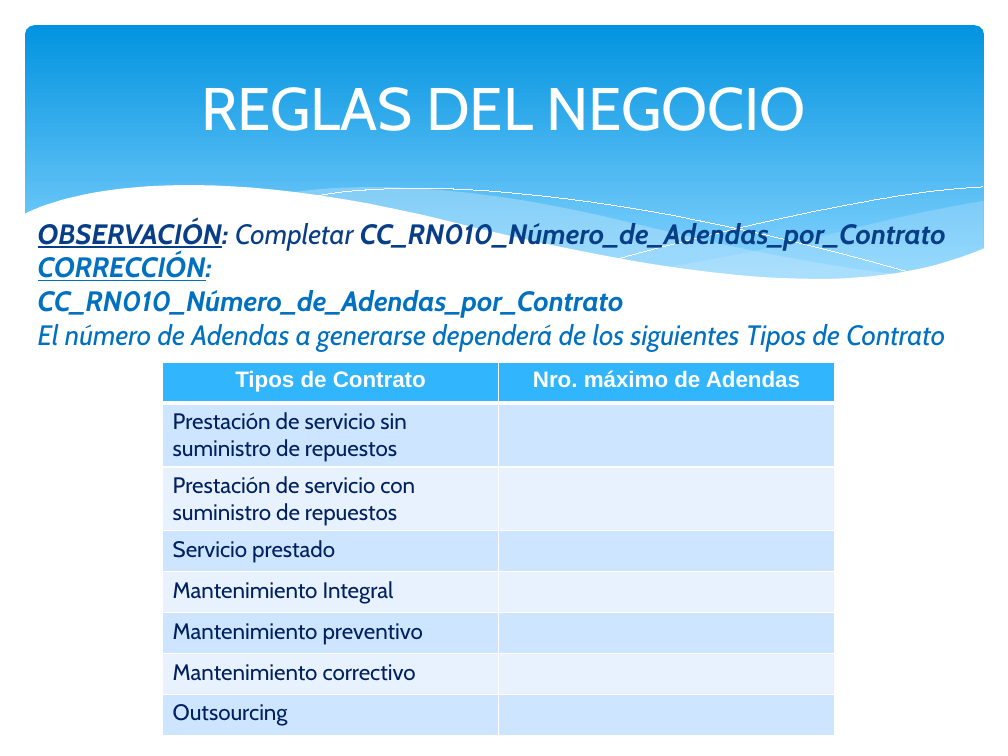
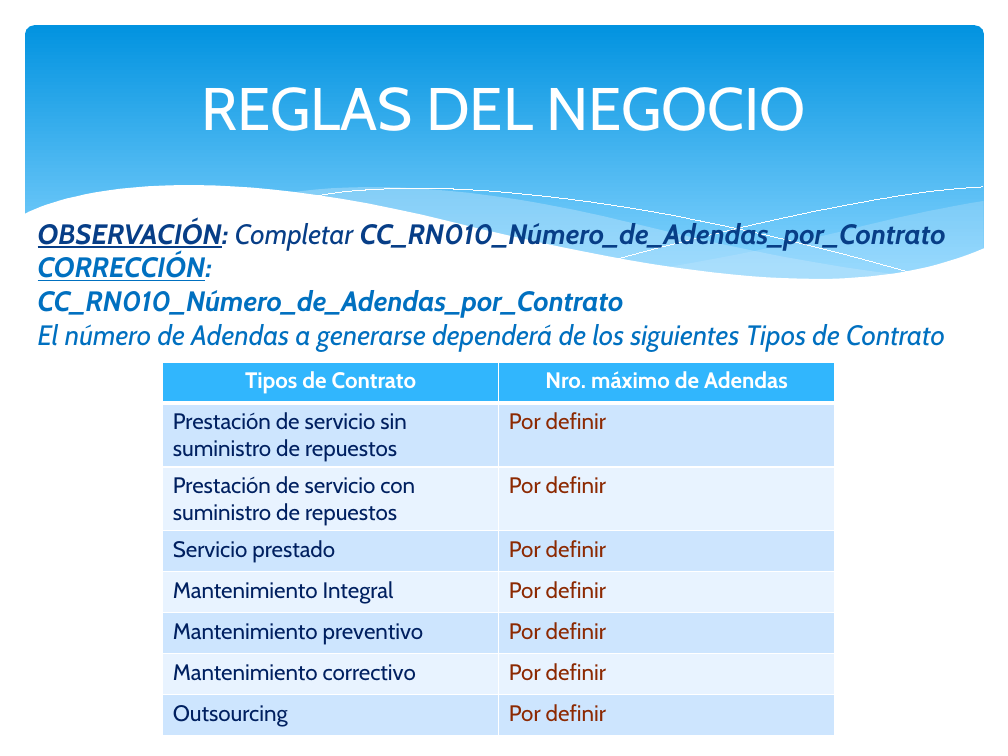
Before and after one commit to orlysemperfi/tp2-contratos-clientes, a slide deck: slide 7 of DOCUMENTOS TP1/PPT SUB-ITERACION I_v1.0.pptx. Drawn at 1008x756 pixels with LibreOffice and Linux fonts; fonts in the diff are those of the drawing. Boxes give left, top, right and bottom in pixels: in the first picture for what was removed or moved away, otherwise in the second. Text is boxed around its words. In the diff, an @@ line names an element or a change of style, - is before the commit and + after.

```diff
--- a/DOCUMENTOS TP1/PPT SUB-ITERACION I_v1.0.pptx
+++ b/DOCUMENTOS TP1/PPT SUB-ITERACION I_v1.0.pptx
@@ table at (162, 362, 834, 735) @@
-row 2, column 2: 
+row 2, column 2: Por definir
-row 3, column 2: 
+row 3, column 2: Por definir
-row 4, column 2: 
+row 4, column 2: Por definir
-row 5, column 2: 
+row 5, column 2: Por definir
-row 6, column 2: 
+row 6, column 2: Por definir
-row 7, column 2: 
+row 7, column 2: Por definir
-row 8, column 2: 
+row 8, column 2: Por definir
@@ fill #CEE5FE to #CDE5FE in 8 cells @@
@@ font Arial to Cabin in "Tipos de Contrato", "Nro. máximo de Adendas" @@
@@ borders changed @@
```
Also in this commit, not shown: 5 other slides changed.
